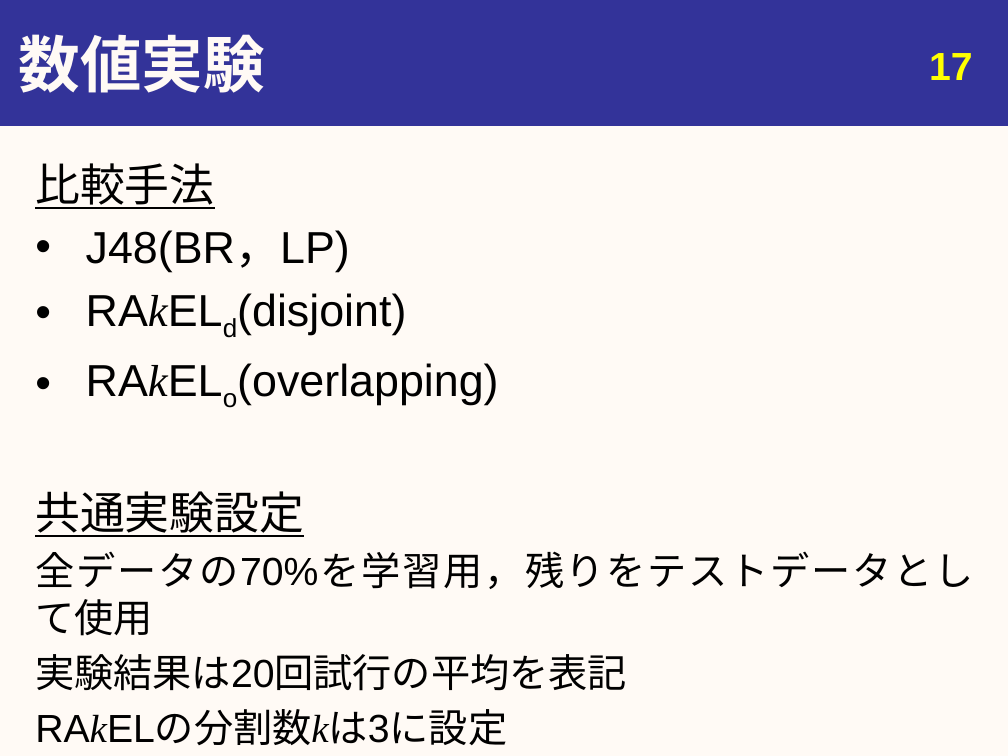
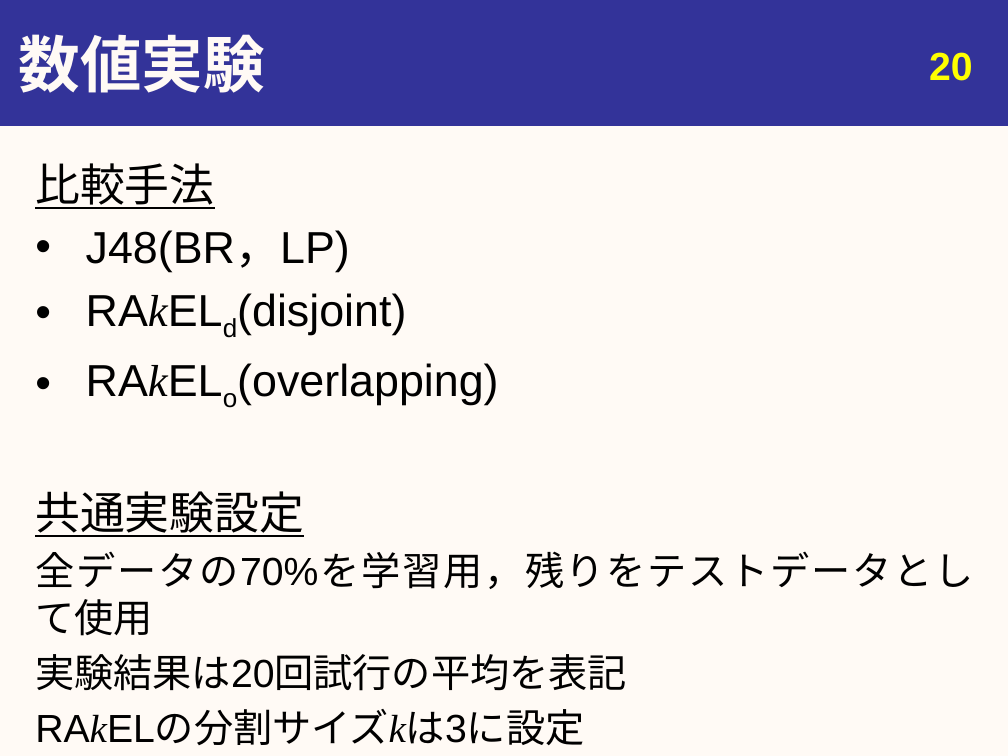
Before and after one commit to youle921/Slide-maintain, a slide deck: slide 20 of slide_1106/20191106_urita_eng.pptx (slide 17 before the commit). Drawn at 1008x756 pixels with LibreOffice and Linux fonts; fonts in the diff are those of the drawing. Boxes give left, top, right and bottom in pixels: in the first picture for what was removed or moved away, otherwise in the second. Text is boxed around its words. In the diff, an @@ line names an element or a change of style, - is before the commit and + after.

```diff
--- a/slide_1106/20191106_urita_eng.pptx
+++ b/slide_1106/20191106_urita_eng.pptx
@@ page number at [929, 52, 973, 81]: text changed @@
-17
+20
@@ text at [35, 711, 584, 745]: text changed @@
-RAkELの分割数kは3に設定
+RAkELの分割サイズkは3に設定
```
Also in this commit, not shown: 9 other slides changed, 4 slides added, 1 slide removed.
